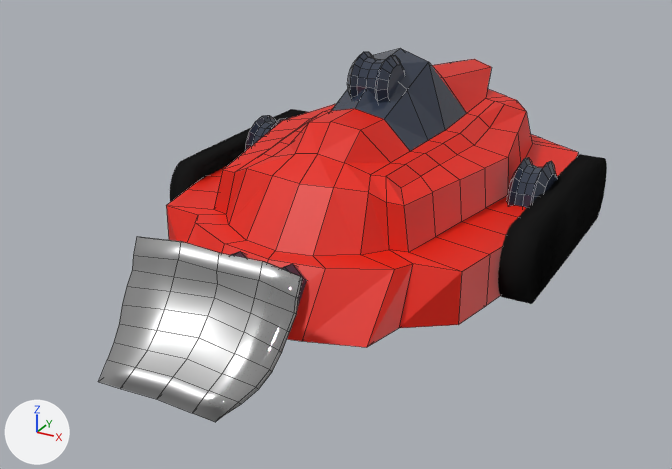
What one commit did to the Blender file artwork/bots/bot-1.blend.
Rendered twice from a 50 mm camera at (1.48, -3.16, 1.47) aimed at (0.04, -0.54, 0.16). Every picture has the same lights, and +X, +Y and +Z are marked at lower left. Mesh edges are drawn as thin lines on the coarser meshes.

The older version as bpy lines, for what is in view:
```python
me_cube = bpy.data.meshes.new('Cube')
me_cube.from_pydata(...)  # 115 vertices, 104 faces; spans x 0.0..0.8, y -1.03..0.99, z -1.0..0.39
# faces by material slot: [98, 6]
me_cube.materials.append(mat_matbody)  # red #e71c00
me_cube.materials.append(mat_matturrett)  # dark blue #333c4c
me_cylinder_002 = bpy.data.meshes.new('Cylinder.002')
me_cylinder_002.from_pydata(...)  # 64 vertices, 34 faces; spans x -2.0..0.0, y -5.0..5.0, z 6.24..7.24
me_cylinder_002.polygons.foreach_set('use_smooth', [True] * 34)
me_cylinder_002.materials.append(mat_matrubber)  # black #1b1b1b
me_plane = bpy.data.meshes.new('Plane')
me_plane.from_pydata(...)  # 90 vertices, 88 faces; spans x -0.718..0.718, y -0.862..0.138, z 0.085..0.738
me_plane.polygons.foreach_set('use_smooth', [True] * 88)
me_plane.materials.append(mat_steel)
ob_botbody1 = bpy.data.objects.new('BotBody1', me_cube)
ob_botbody1.location = (0.0, -0.047, 0.5)
ob_botbody1.scale = (0.8, 1.0, 0.5)
_m = ob_botbody1.modifiers.new('Mirror', 'MIRROR')
_m.use_clip = True
ob_bottransporttracks = bpy.data.objects.new('BotTransportTracks', me_cylinder_002)
ob_bottransporttracks.location = (0.0, 0.0, 0.0)
ob_bottransporttracks.rotation_euler = (0.0, 1.571, 0.0)  # degrees (0, 90, 0)
ob_bottransporttracks.scale = (0.133, 0.1, 0.1)
_m = ob_bottransporttracks.modifiers.new('Mirror', 'MIRROR')
_m.use_axis = (False, False, True)
ob_plane = bpy.data.objects.new('Plane', me_plane)
ob_plane.parent = ob_weaponscoopempty
ob_plane.location = (0.0, -0.309, 0.159)
ob_plane.rotation_euler = (-0.761, 0.0, 0.0)  # degrees (-44, 0, 0)
ob_plane.scale = (0.884, 0.884, 0.884)
# also in view: 'BotTurretTop' at (0.0, -0.16, 0.61); 'BotTransportDoubleTracks' at (0.0, 0.0, 0.13); 'BotTurretL' at (0.57, 0.0, 0.21)
```
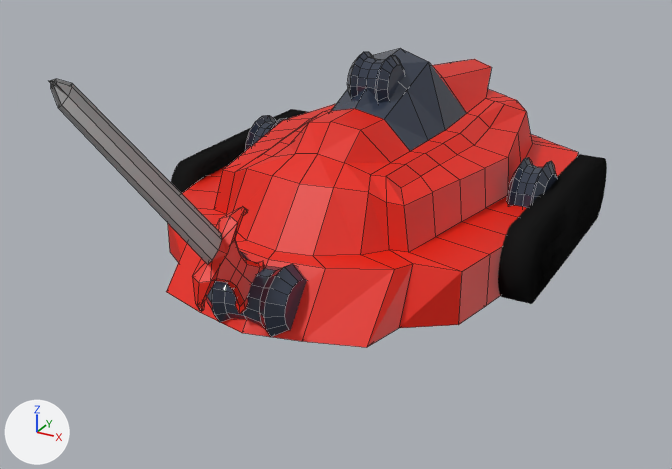
Location of each change, (x1, y1, x2, y2) in pixels of the pictures (672 x 469 px):
'Plane', deleted: before (99, 237, 303, 422)
'WeaponSword', added: after (49, 79, 264, 314)
    faces in mat_steel: (49, 79, 222, 264)
    faces in mat_matbody (red #e71c00): (192, 207, 264, 314)
'BotTurretFront', unchanged, uncovered by the edit: before (231, 251, 307, 331); after (206, 251, 307, 337)

Diff of the bpy script that builds the scene:
```diff
--- a/artwork/bots/bot-1.blend.py
+++ b/artwork/bots/bot-1.blend.py
@@ me_cube_009 @@
+me_cube_009.from_pydata(...)  # 112 vertices, 108 faces, 2 loose edges; spans x -2.07..2.07, y -1.77..1.77, z -1.48..12.13
+# faces by material slot: [24, 84]
+me_cube_009.materials.append(mat_steel)
+me_cube_009.materials.append(mat_matbody)  # red #e71c00
@@ ob_plane @@
-ob_plane = bpy.data.objects.new('Plane', me_plane)
-ob_plane.parent = ob_weaponscoopempty
-ob_plane.location = (0.0, -0.309, 0.159)
-ob_plane.rotation_euler = (-0.761, 0.0, 0.0)  # degrees (-44, 0, 0)
-ob_plane.scale = (0.884, 0.884, 0.884)
@@ ob_weaponsword @@
+ob_weaponsword = bpy.data.objects.new('WeaponSword', me_cube_009)
+ob_weaponsword.parent = ob_weaponswordempty
+ob_weaponsword.location = (0.0, 0.0, 0.5)
+ob_weaponsword.rotation_euler = (0.0, 0.0, 1.571)  # degrees (0, 0, 90)
+ob_weaponsword.scale = (0.336, 0.0841, 0.336)
@@ ob_weaponswordempty @@
+ob_weaponswordempty = bpy.data.objects.new('WeaponSwordEmpty', None)
+ob_weaponswordempty.location = (0.0, -0.996, 0.131)
+ob_weaponswordempty.rotation_euler = (0.724, 0.0, 0.0)  # degrees (41, 0, 0)
+ob_weaponswordempty.scale = (0.244, 0.244, 0.244)
```
